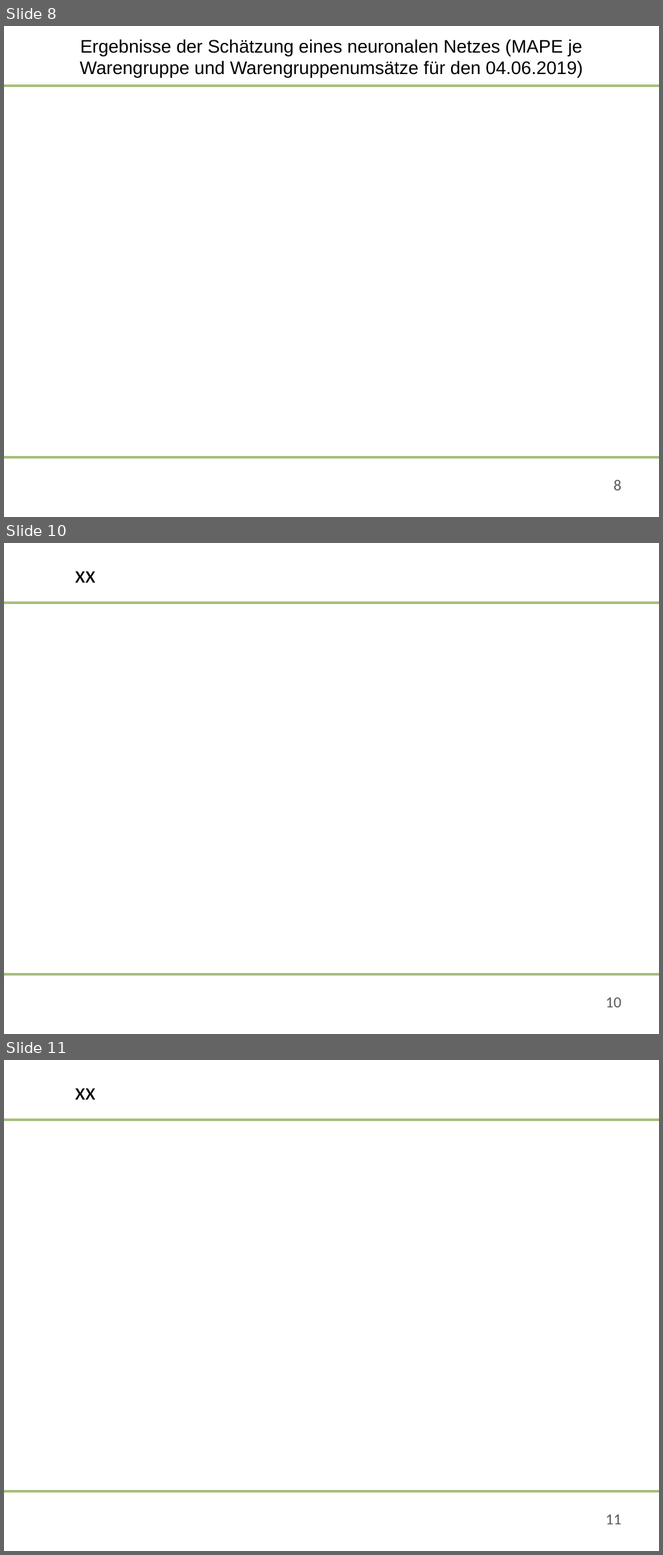
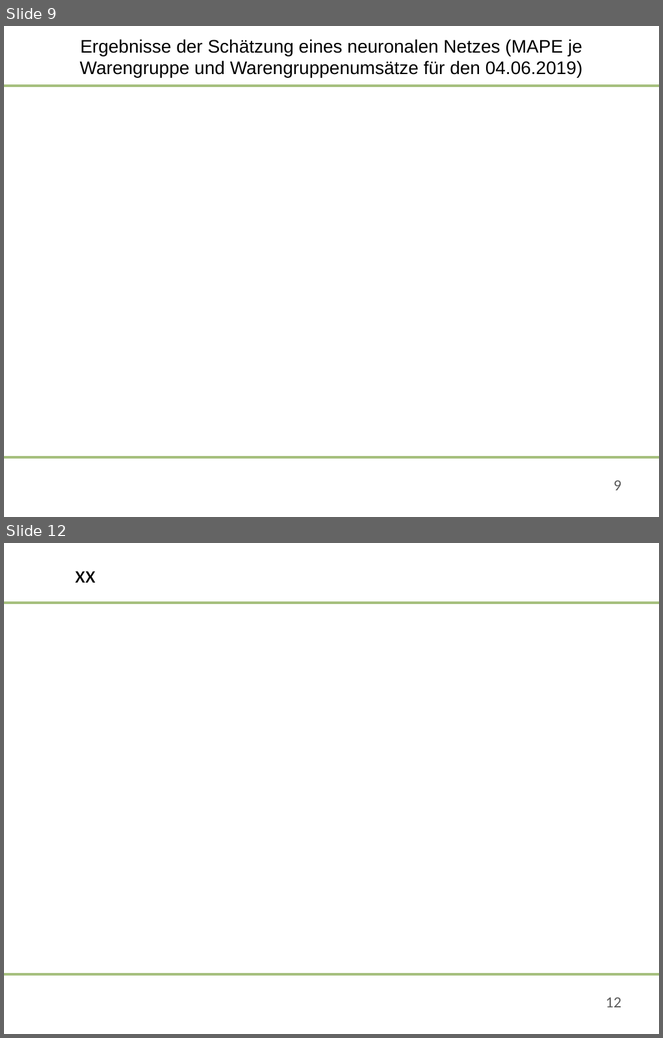
Before and after one commit to saludwig26/Data-science-Team-5-1, a slide deck: 09-06-2020-Präsentation_Team 5.pptx. Shown one above the other, each under a label of ours: slides 8, 10 and 11 before the commit, slides 9 and 12 after it; the slides between them are not shown. The pictures are 663x1555 and 663x1038 pixels, drawn with LibreOffice and Linux fonts; fonts in the diff are those of the drawing; background and template pictures are left out. Boxes give left, top, right and bottom in pixels: in the first picture for what was removed or moved away, otherwise in the second. Text is boxed around its words. In the diff, an @@ line names an element or a change of style, - is before the commit and + after.

```diff
--- a/09-06-2020-Präsentation_Team 5.pptx
+++ b/09-06-2020-Präsentation_Team 5.pptx
@@ slide 10 removed at (4, 543, 659, 1034), background #FFFFFF; not listed: 2 template elements that a slide beside it also shows @@
@@ title removed at (75, 571, 96, 583) @@
-xx
@@ rectangle removed at (12, 979, 172, 1026) @@
@@ page number removed at (606, 997, 622, 1008) @@
-10
@@ what was slide 8 is now slide 9 @@
@@ page number at (614, 480, 622, 491): text changed @@
-8
+9
@@ what was slide 11 is now slide 12 @@
@@ page number at (606, 997, 622, 1008): text changed @@
-11
+12
```
Also in this commit, not shown: 7 slides changed, 2 slides added.
